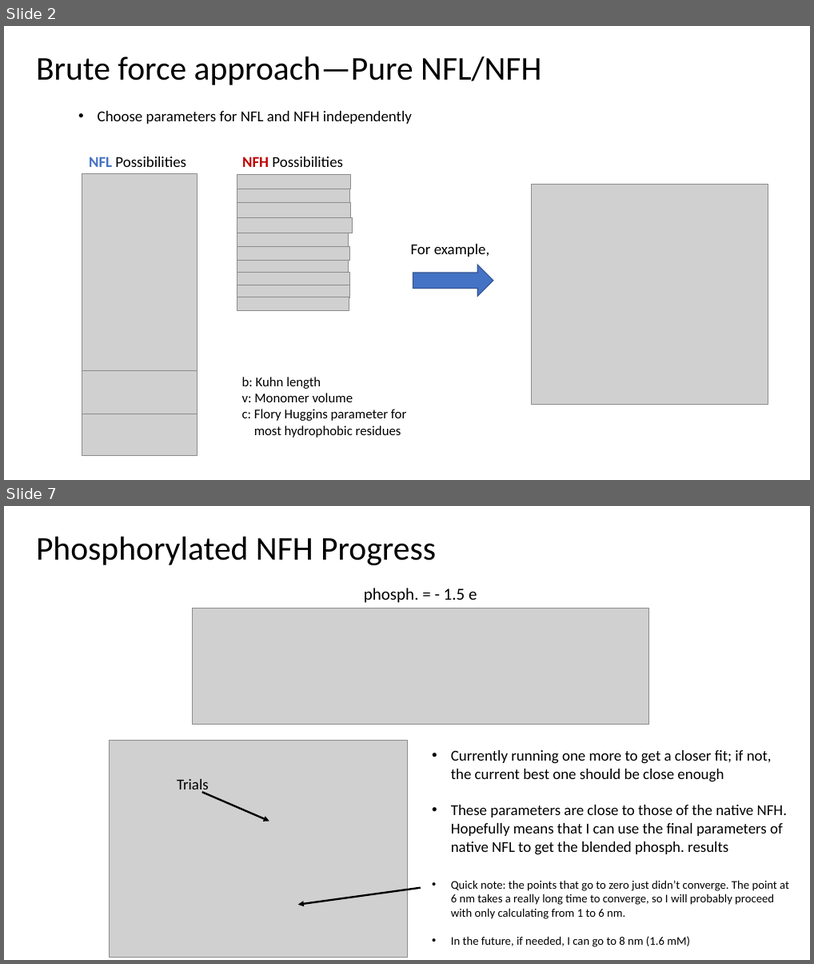
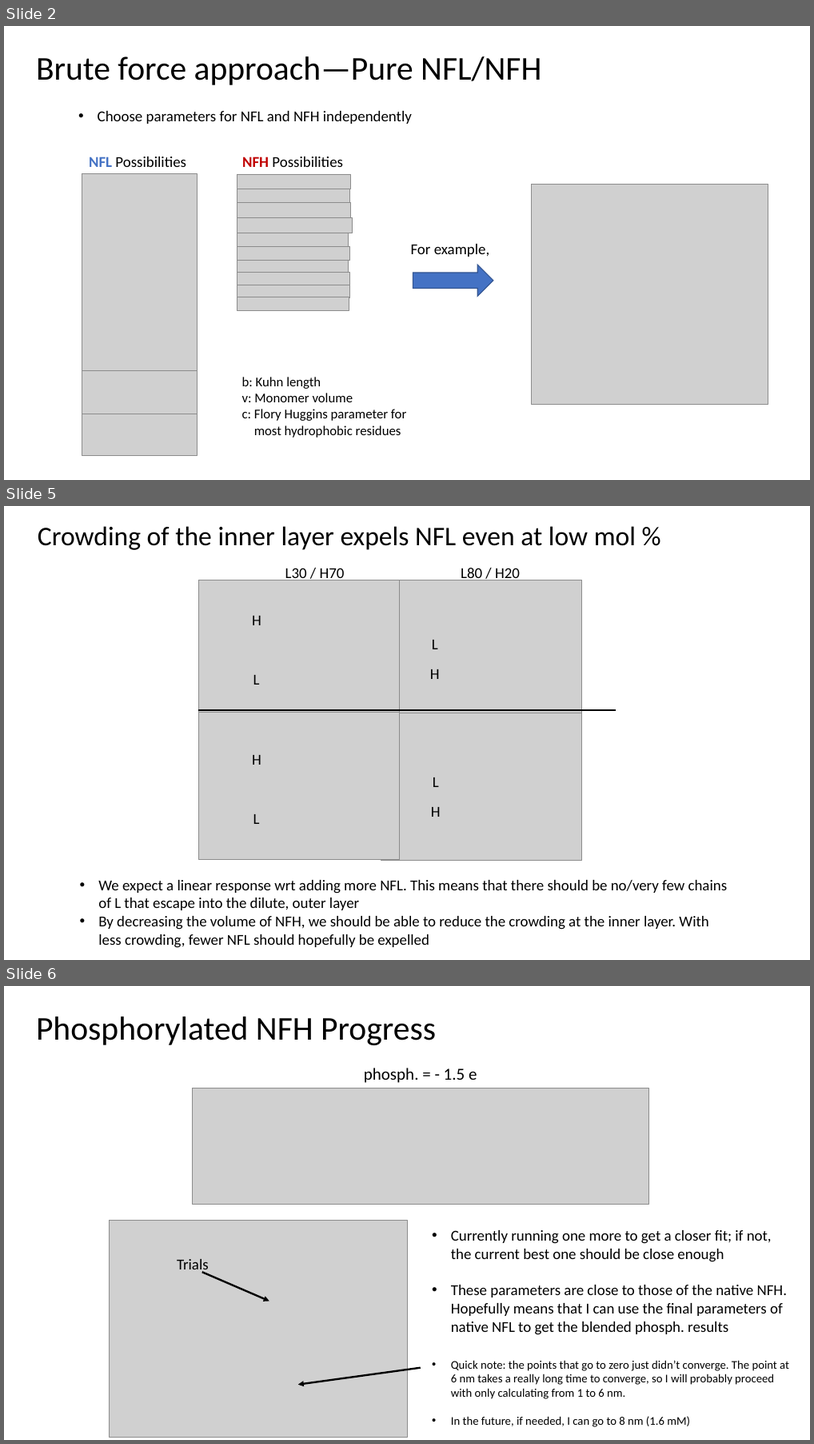
Before and after one commit to tyokokur/presentations, a slide deck: 20230331 EAD Update.pptx. Shown one above the other, each under a label of ours: slides 2 and 7 before the commit, slides 2, 5 and 6 after it; the slides between them are not shown. The pictures are 814x964 and 814x1444 pixels, drawn with LibreOffice and Linux fonts; fonts in the diff are those of the drawing; grey boxes stand for pictures. Boxes give left, top, right and bottom in pixels: in the first picture for what was removed or moved away, otherwise in the second. Text is boxed around its words. In the diff, an @@ line names an element or a change of style, - is before the commit and + after.

```diff
--- a/20230331 EAD Update.pptx
+++ b/20230331 EAD Update.pptx
@@ slide 5 added at bbox=[4, 506, 810, 960], background #FFFFFF @@
@@ title added at bbox=[38, 526, 636, 550], 32 pt, text #000000 @@
+Crowding of the inner layer expels NFL even at low mol %
@@ group added at bbox=[198, 568, 616, 860]: 10 texts, 4 pictures, 1 line @@
+L80 / H20
+L30 / H70
+H
+L
+L
+H
+H
+L
+L
+H
@@ text added at bbox=[98, 880, 728, 948], 18 pt, text #000000 @@
+• We expect a linear response wrt adding more NFL. This means that there should be no/very few chains of L that escape into the dilute, outer layer
+• By decreasing the volume of NFH, we should be able to reduce the crowding at the inner layer. With less crowding, fewer NFL should hopefully be expelled
@@ what was slide 7 is now slide 6 @@
```
Also in this commit, not shown: 1 slide changed, 1 other slide added, 3 slides removed.
